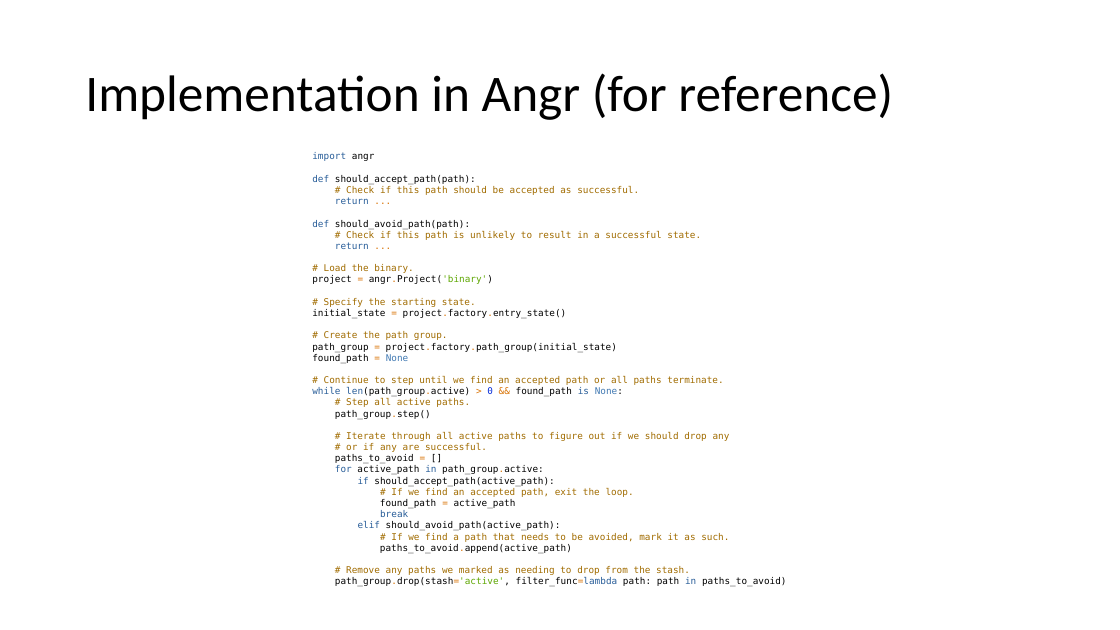
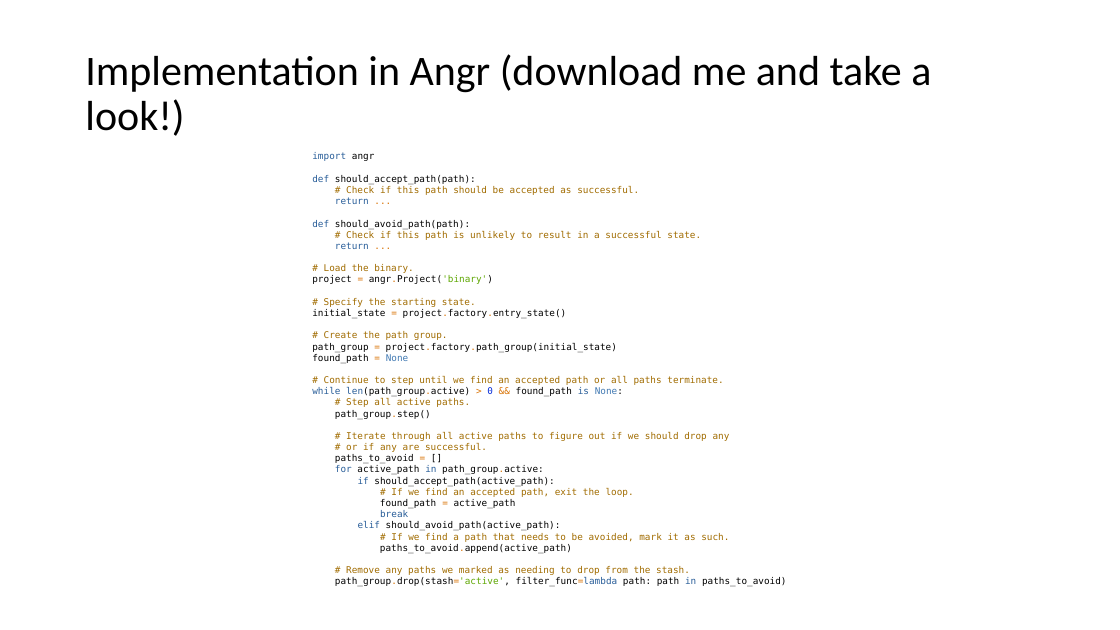
Before and after one commit to jakespringer/angr_ctf, a slide deck: slide 42 of SymbolicExecution.pptx. Drawn at 1120x630 pixels with LibreOffice and Linux fonts; fonts in the diff are those of the drawing. Boxes give left, top, right and bottom in pixels: in the first picture for what was removed or moved away, otherwise in the second. Text is boxed around its words. In the diff, an @@ line names an element or a change of style, - is before the commit and + after.

```diff
--- a/SymbolicExecution.pptx
+++ b/SymbolicExecution.pptx
@@ title at box(85, 54, 931, 136): text changed; size 44 to 36 pt @@
-Implementation in Angr (for reference)
+Implementation in Angr (download me and take a look!)
```
Also in this commit, not shown: 12 other slides changed, 21 slides added.
